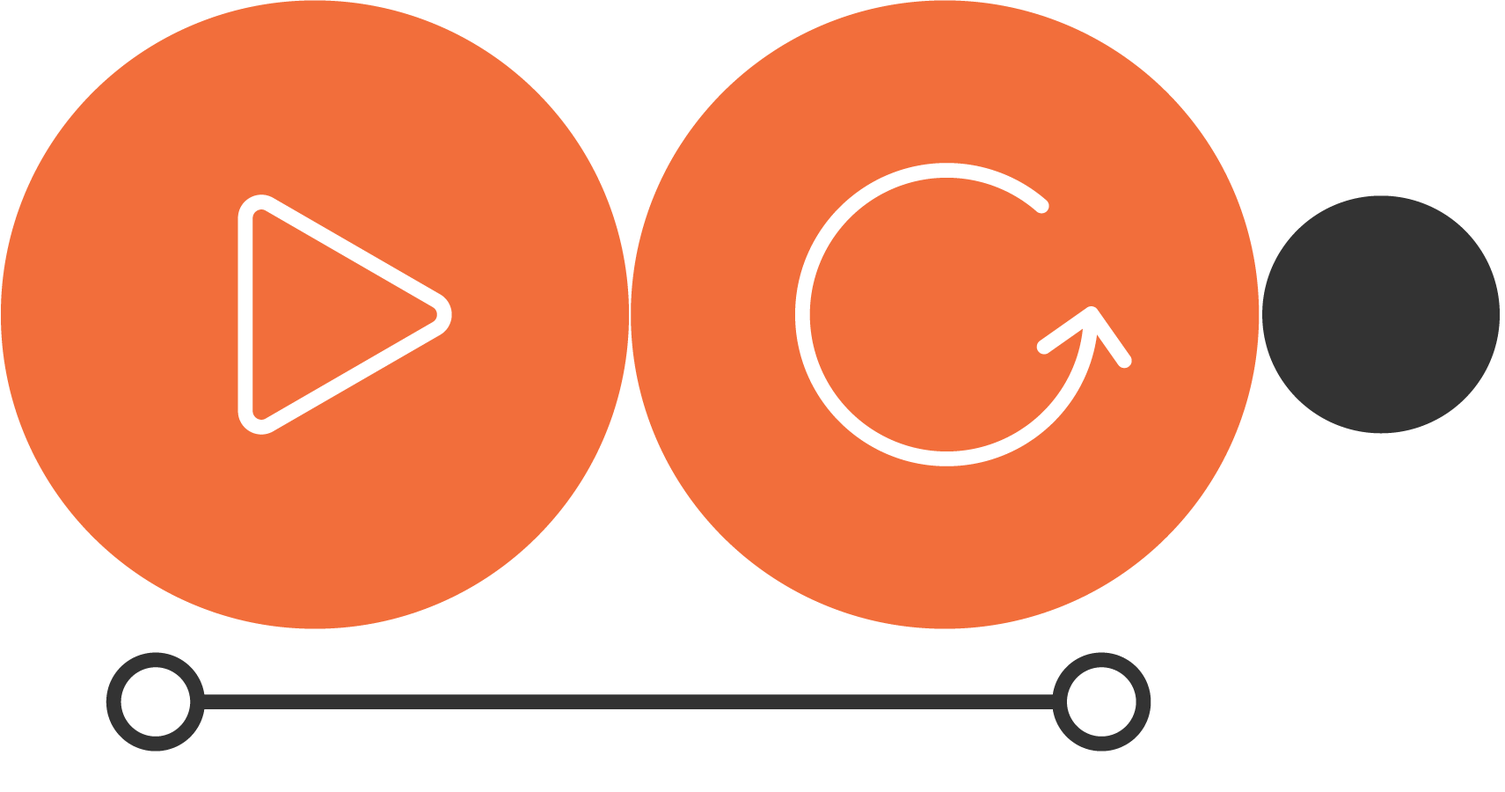
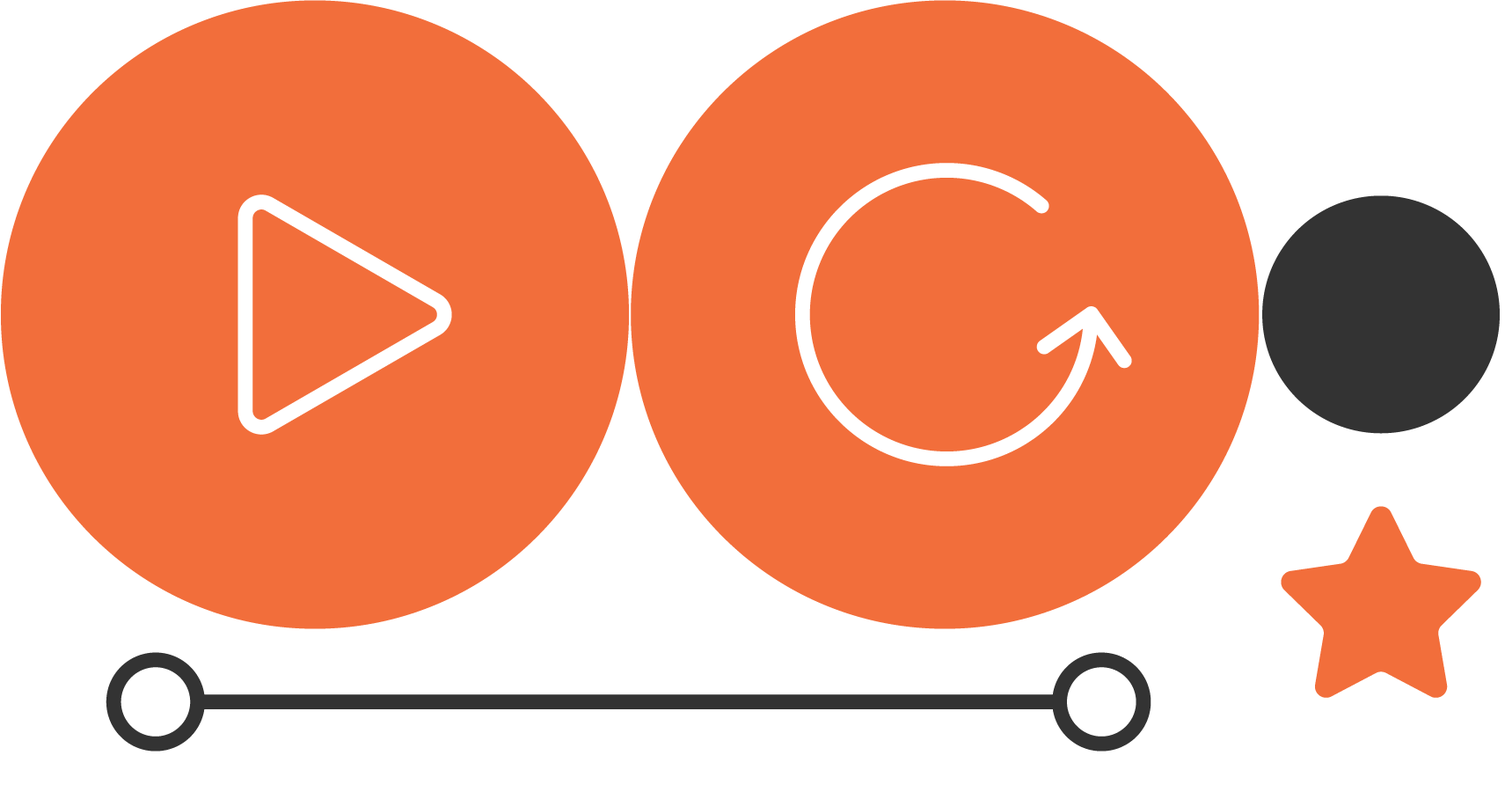
Layer changes from the first 1505×792 image to the second:
added layer "Layer 5" above "Layer 1" over bbox(1280, 505, 1482, 698)
